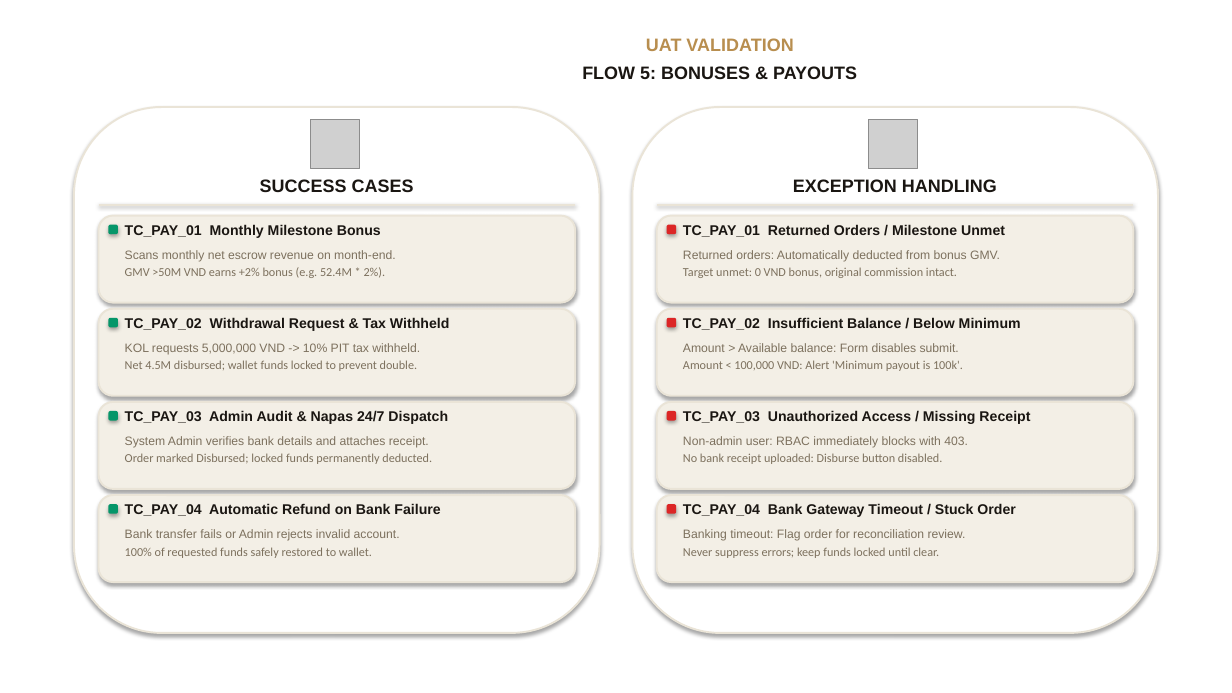
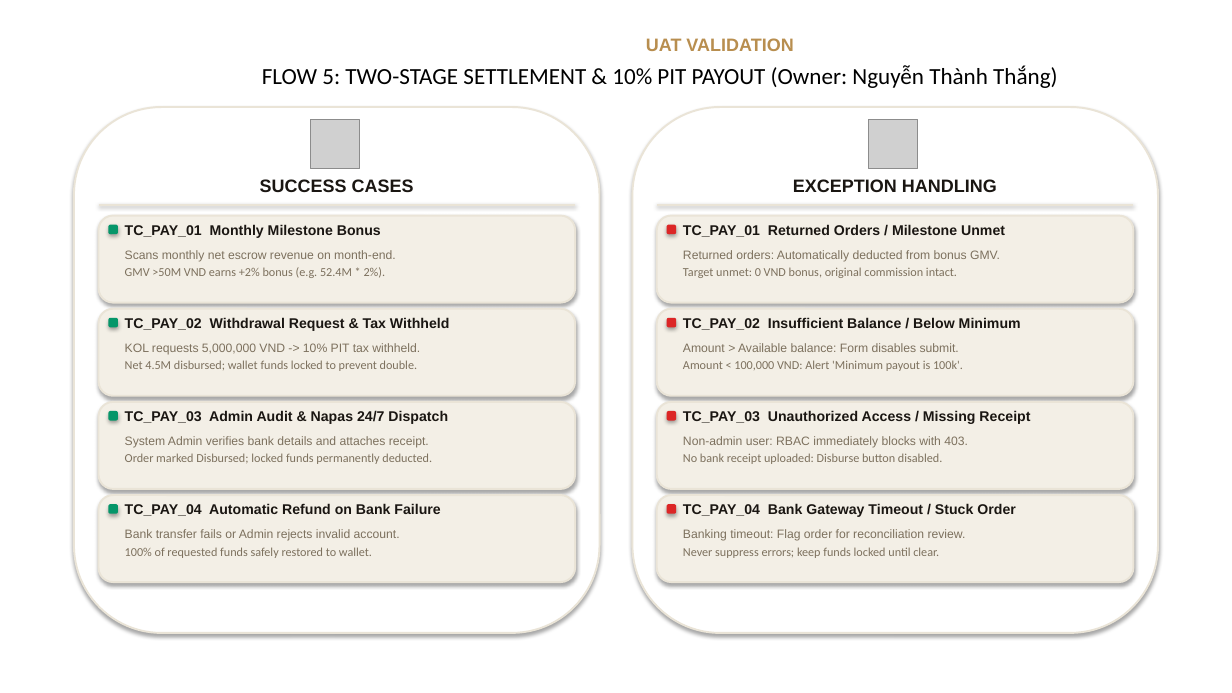
Before and after one commit to thang-nt25/SCANMS-project-capstone-fall26, a slide deck: slide 15 of docs/review 2/FA26SE032_R2_Slide.pptx. Drawn at 1232x693 pixels with LibreOffice and Linux fonts; fonts in the diff are those of the drawing; grey boxes stand for pictures; background and template pictures are left out. Boxes give left, top, right and bottom in pixels: in the first picture for what was removed or moved away, otherwise in the second. Text is boxed around its words. In the diff, an @@ line names an element or a change of style, - is before the commit and + after.

```diff
--- a/docs/review 2/FA26SE032_R2_Slide.pptx
+++ b/docs/review 2/FA26SE032_R2_Slide.pptx
@@ text at (x1=262, y1=65, x2=1057, y2=88): text changed; size 14 to 18 pt; font Arial to Calibri; text colour #1A1612 to #000000; bold off @@
-FLOW 5: BONUSES & PAYOUTS
+FLOW 5: TWO-STAGE SETTLEMENT & 10% PIT PAYOUT (Owner: Nguyễn Thành Thắng)
```
Also in this commit, not shown: 10 other slides changed, 26 other files.
